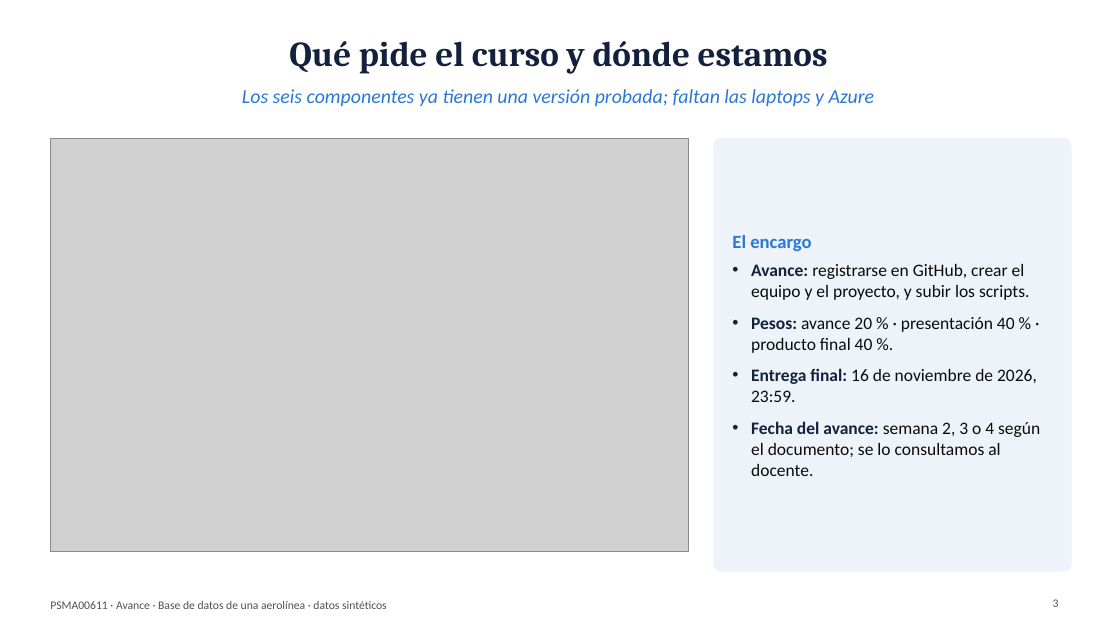
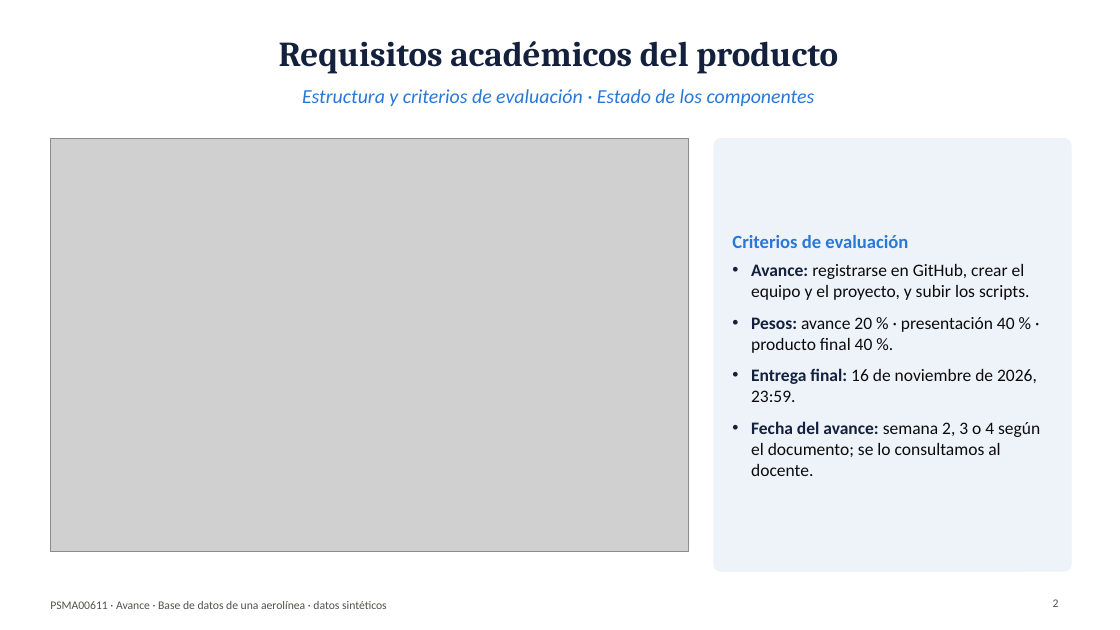
Before and after one commit to CARLOSDELOSRIOS/aerolinea-bd-psma00611, a slide deck: slide 2 of slides/presentacion_avance_PSMA00611.pptx (slide 3 before the commit). Drawn at 1120x630 pixels with LibreOffice and Linux fonts; fonts in the diff are those of the drawing; grey boxes stand for pictures. Boxes give left, top, right and bottom in pixels: in the first picture for what was removed or moved away, otherwise in the second. Text is boxed around its words. In the diff, an @@ line names an element or a change of style, - is before the commit and + after.

```diff
--- a/slides/presentacion_avance_PSMA00611.pptx
+++ b/slides/presentacion_avance_PSMA00611.pptx
@@ title at (279, 41, 838, 74): text changed @@
-Qué pide el curso y dónde estamos
+Requisitos académicos del producto
@@ text at (302, 89, 815, 107): text changed @@
-Los seis componentes ya tienen una versión probada; faltan las laptops y Azure
+Estructura y criterios de evaluación · Estado de los componentes
@@ text at (732, 235, 908, 248): text changed @@
-El encargo
+Criterios de evaluación
```
Also in this commit, not shown: 12 other slides changed, 3 other files.
